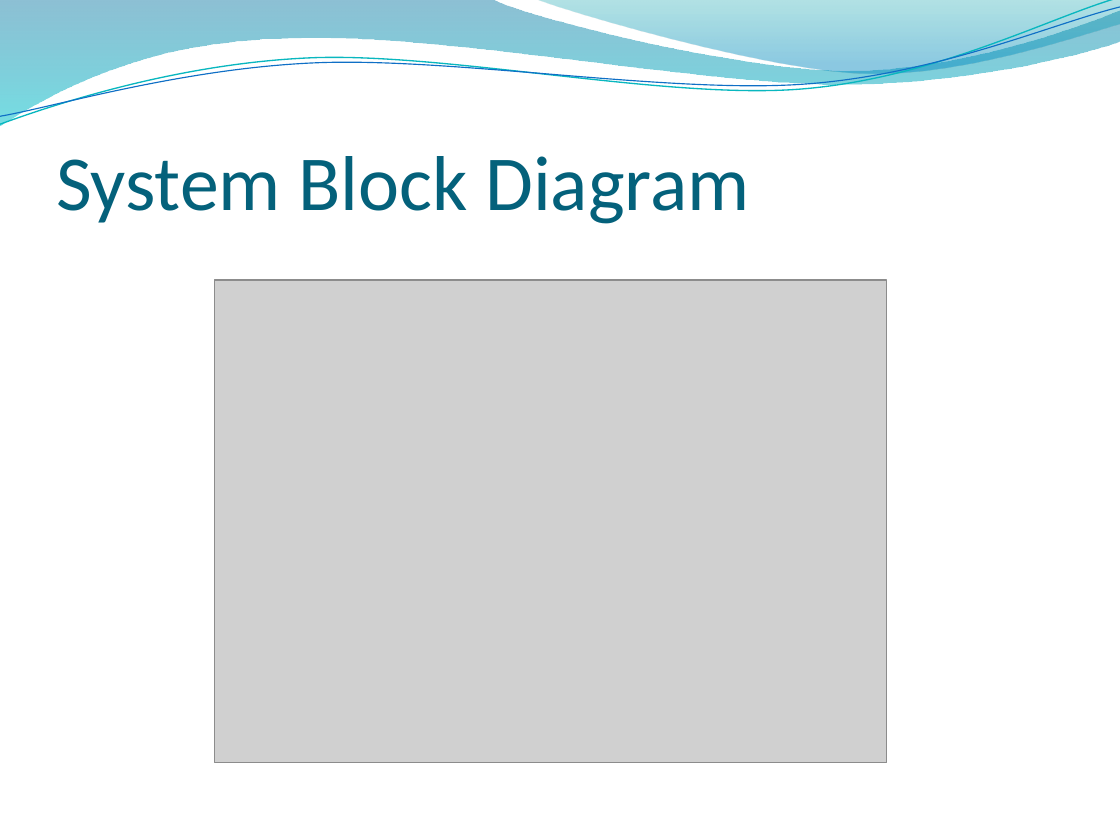
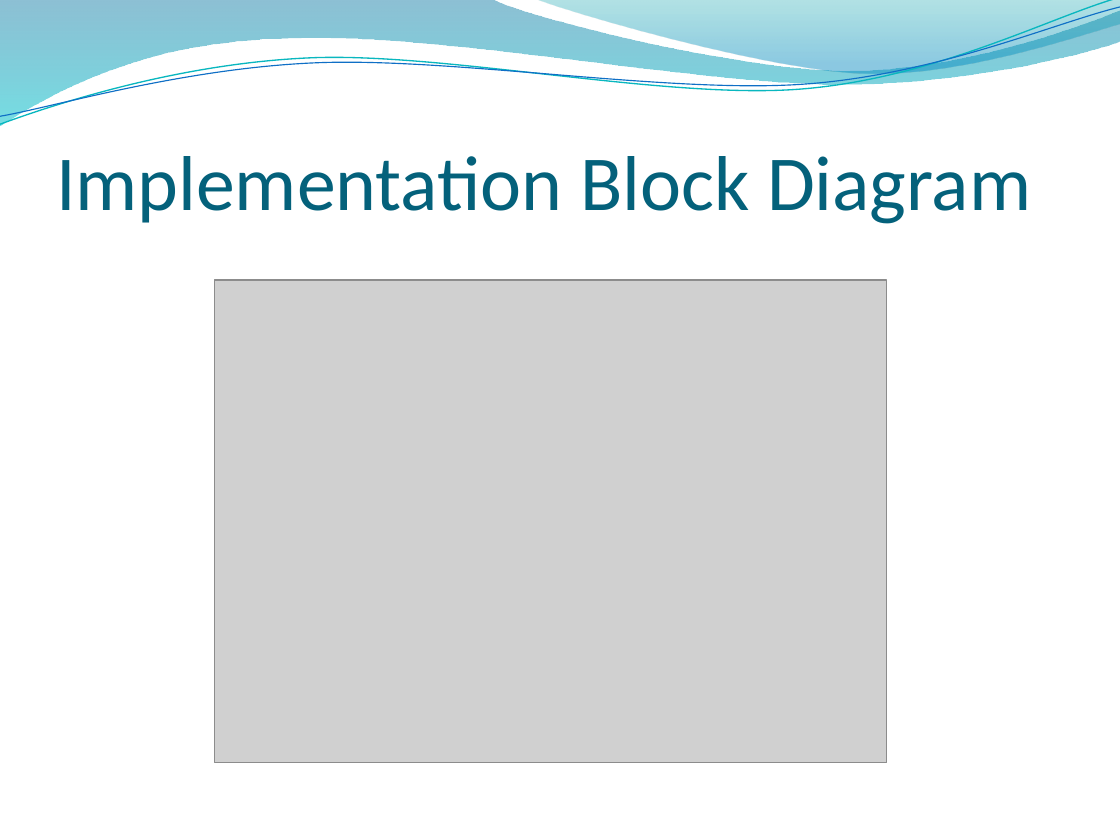
Before and after one commit to osecki/cs647, a slide deck: slide 7 of Documentation/Presentation.pptx (slide 4 before the commit). Drawn at 1120x840 pixels with LibreOffice and Linux fonts; fonts in the diff are those of the drawing; grey boxes stand for pictures; background and template pictures are left out. Boxes give left, top, right and bottom in pixels: in the first picture for what was removed or moved away, otherwise in the second. Text is boxed around its words. In the diff, an @@ line names an element or a change of style, - is before the commit and + after.

```diff
--- a/Documentation/Presentation.pptx
+++ b/Documentation/Presentation.pptx
@@ title at (56,156,1031,224): text changed @@
-System Block Diagram
+Implementation Block Diagram
```
Also in this commit, not shown: 4 other slides changed, 3 slides added.
